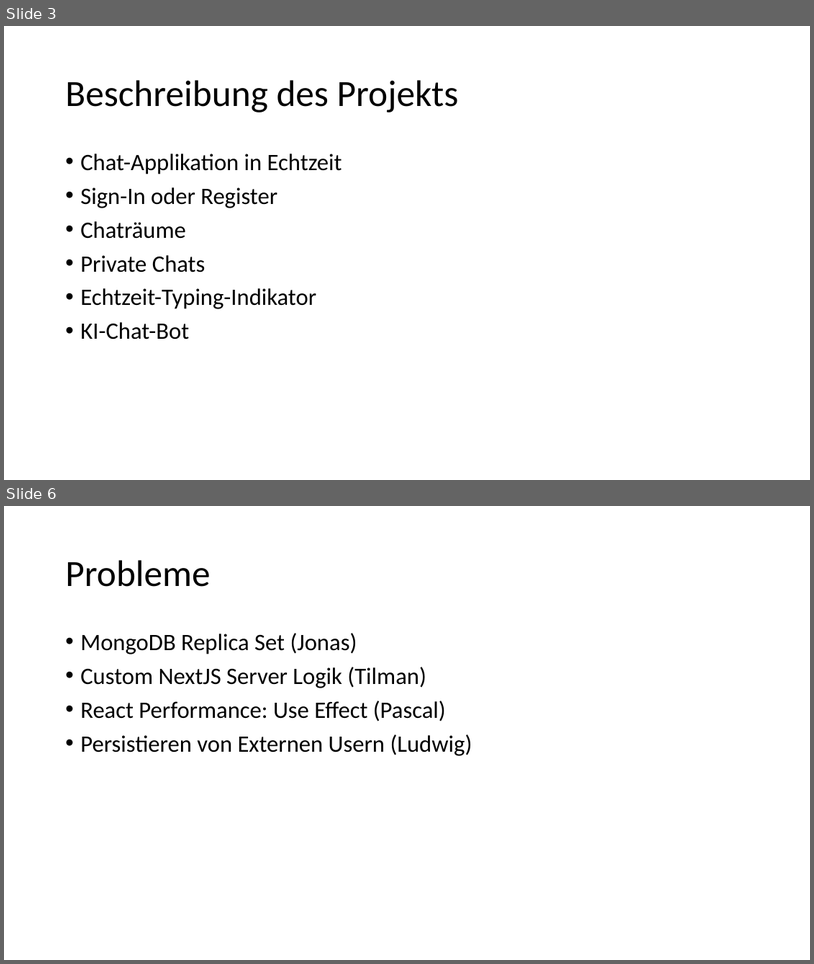
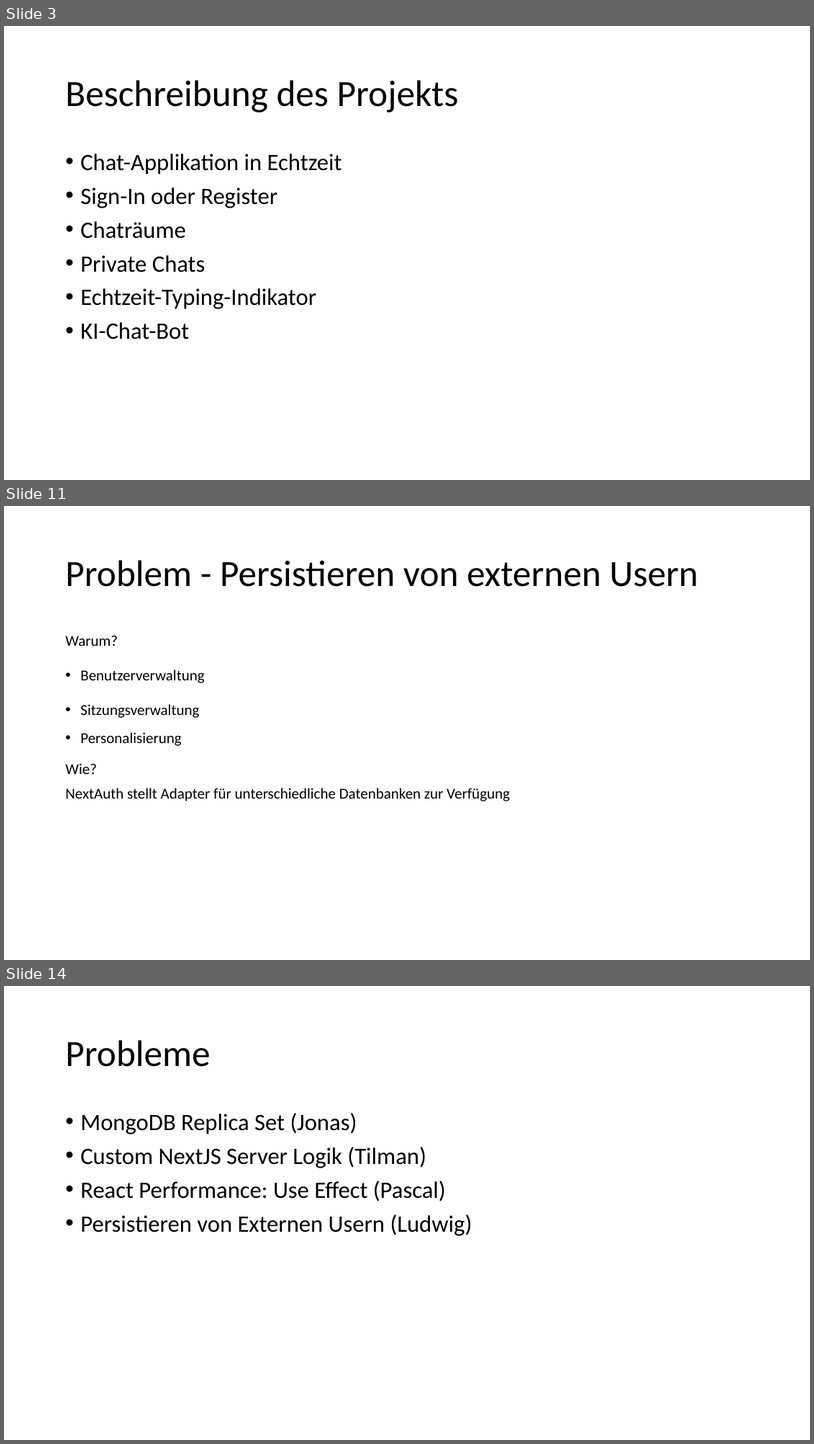
Before and after one commit to RocordJavaScript2023/realtime, a slide deck: presentation/realtime.pptx. Shown one above the other, each under a label of ours: slides 3 and 6 before the commit, slides 3, 11 and 14 after it; the slides between them are not shown. The pictures are 814x964 and 814x1444 pixels, drawn with LibreOffice and Linux fonts; fonts in the diff are those of the drawing. Boxes give left, top, right and bottom in pixels: in the first picture for what was removed or moved away, otherwise in the second. Text is boxed around its words. In the diff, an @@ line names an element or a change of style, - is before the commit and + after.

```diff
--- a/presentation/realtime.pptx
+++ b/presentation/realtime.pptx
@@ slide 11 added at [4, 506, 810, 960], background #FFFFFF @@
@@ title added at [65, 560, 698, 587], 44 pt, text #000000 @@
+Problem - Persistieren von externen Usern
@@ text added at [65, 635, 510, 801], 18 pt, text #000000 @@
+Warum?
+• Benutzerverwaltung
+• Sitzungsverwaltung
+• Personalisierung
+Wie?
+NextAuth stellt Adapter für unterschiedliche Datenbanken zur Verfügung
@@ what was slide 6 is now slide 14 @@
```
Also in this commit, not shown: 2 slides changed, 7 other slides added.
